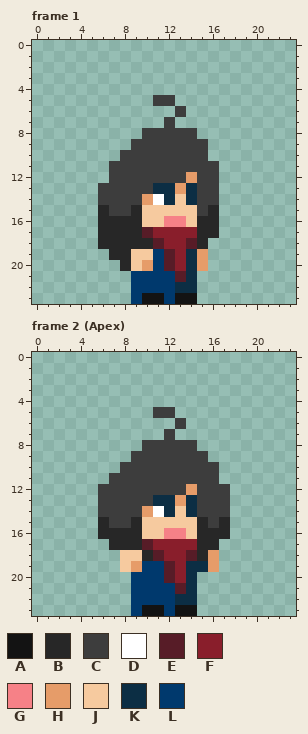
Two versions of one pixel-art file, art/player/girl.aseprite. Above: the version before the commit.
24x24 pixels, 27 frames. Shown: frame 1, frame 2 (Apex). The commit also changed other frames, which this record leaves out.
Palette (. is transparent): A #131313  B #272727  C #3d3d3d  D #ffffff  E #571c27  F #891e2b  G #f68187  H #e69c69  J #f6ca9f  K #0c2e44  L #00396d
Pixels before, frame 1, first column x 6:
 5 .....CC....
 6 .......C...
 7 ......C....
 8 ....CCCCC..
 9 ...CCCCCCC.
10 ..CCCCCCCC.
11 .CCCCCCCCCC
12 .CCCCCCCHCC
13 CCCCCKKHKCC
14 CCCCHDKJKCC
15 BCCBJJJJJCB
16 BBBBJJGGJBB
17 BBBBEFFFFBB
18 BBBBBEFFEB.
19 .BBJJLEFKH.
20 ..BJHLEFKH.
21 ...LLLLEK..
22 ...LLLLKK..
23 ...LAALAA..
Pixels before, frame 2 (Apex), first column x 6:
 5 .....CC.....
 6 .......C....
 7 ......C.....
 8 ....CCCCC...
 9 ...CCCCCCC..
10 ..CCCCCCCCC.
11 .CCCCCCCCCC.
12 CCCCCCCCHCCC
13 CCCCCKKHKCCC
14 CCCCHDKJKCCC
15 BCCBJJJJJBCB
16 BBBBJJGGJBBB
17 .BBBEFFFFBB.
18 ..JJBEFFEBH.
19 ..JHLLEFKKH.
20 ...LLLEFK...
21 ...LLLLEK...
22 ...LLLLKK...
23 ...LAALAA...
Once edited:
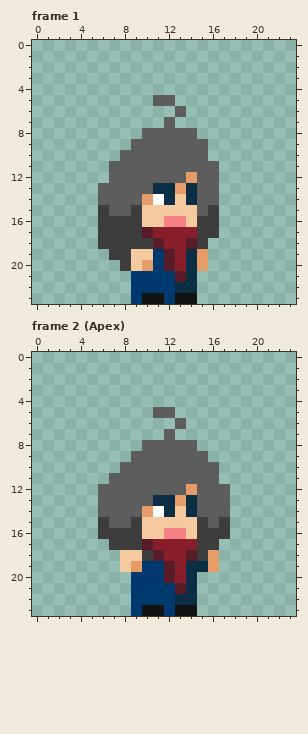
Change:
colour B: #272727 -> #3d3d3d
colour C: #3d3d3d -> #5d5d5d
